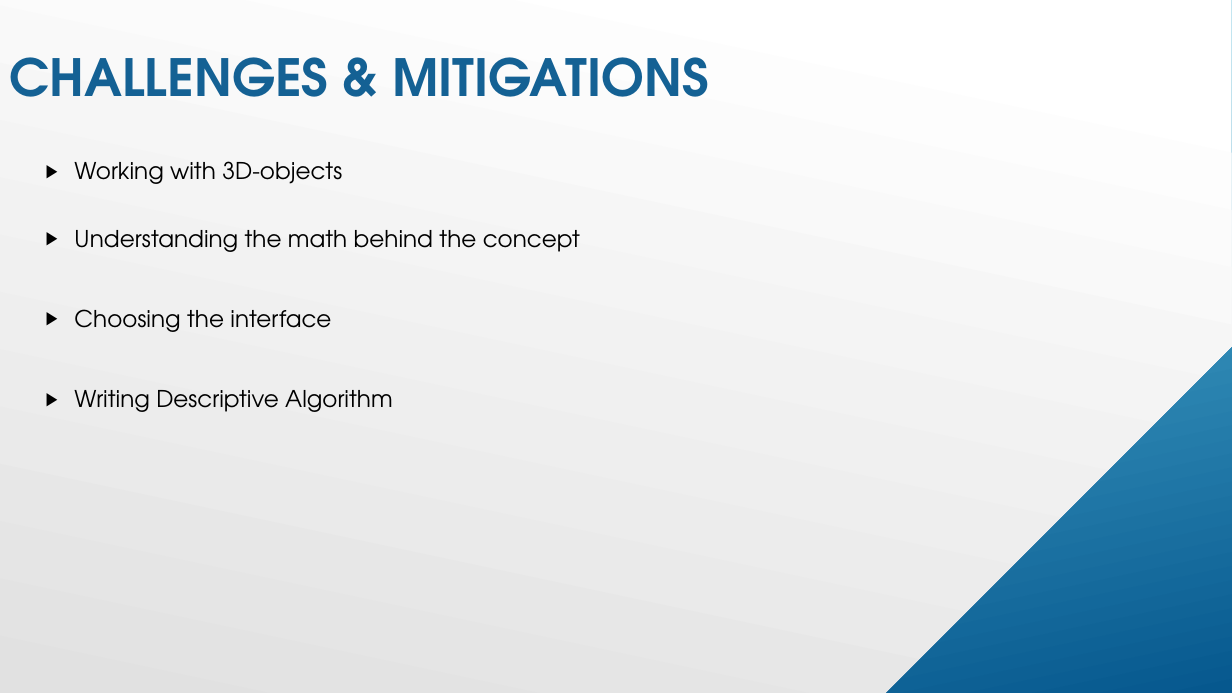
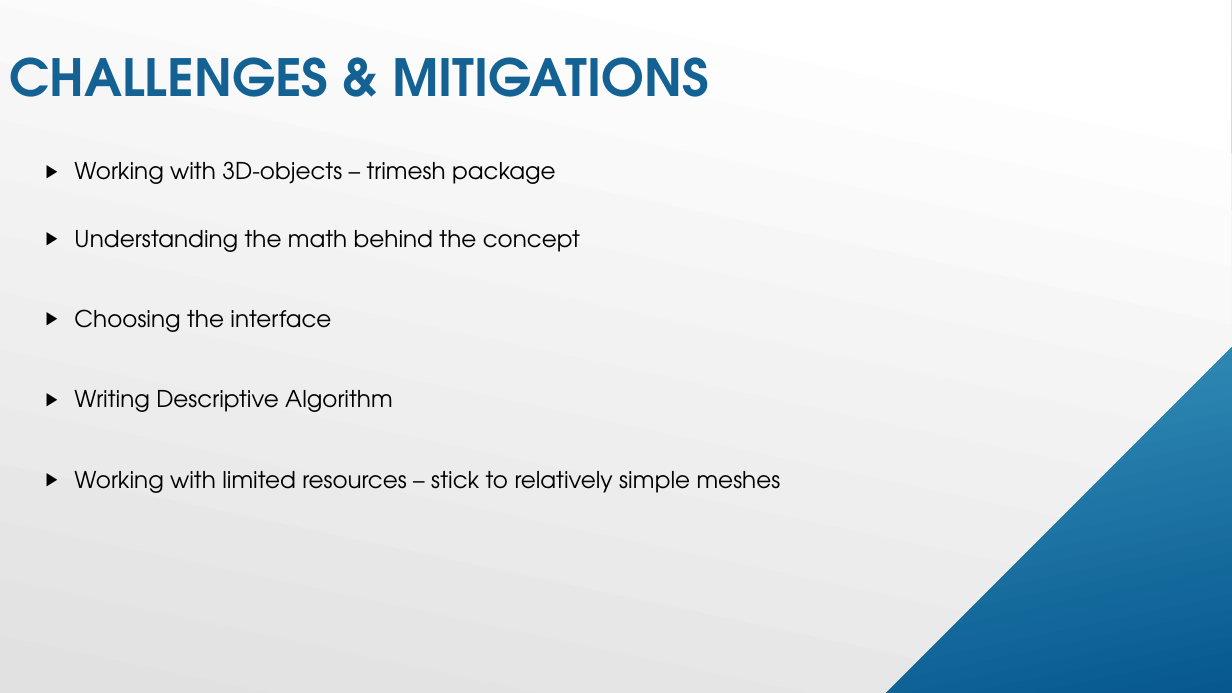
Before and after one commit to omlad93/auto-connect, a slide deck: slide 3 of presentation/AutoConnect.pptx. Drawn at 1232x693 pixels with LibreOffice and Linux fonts; fonts in the diff are those of the drawing. Boxes give left, top, right and bottom in pixels: in the first picture for what was removed or moved away, otherwise in the second. Text is boxed around its words. In the diff, an @@ line names an element or a change of style, - is before the commit and + after.

Commit message:
Update presentation

```diff
--- a/presentation/AutoConnect.pptx
+++ b/presentation/AutoConnect.pptx
@@ text at [74,161,556,184]: text changed @@
-▶ Working with 3D-objects
+▶ Working with 3D-objects – trimesh package
@@ text at [74,471,781,493]: paragraph added @@
+▶ Working with limited resources – stick to relatively simple meshes
```
Also in this commit, not shown: 3 other slides changed, 2 slides added, 15 other files.
